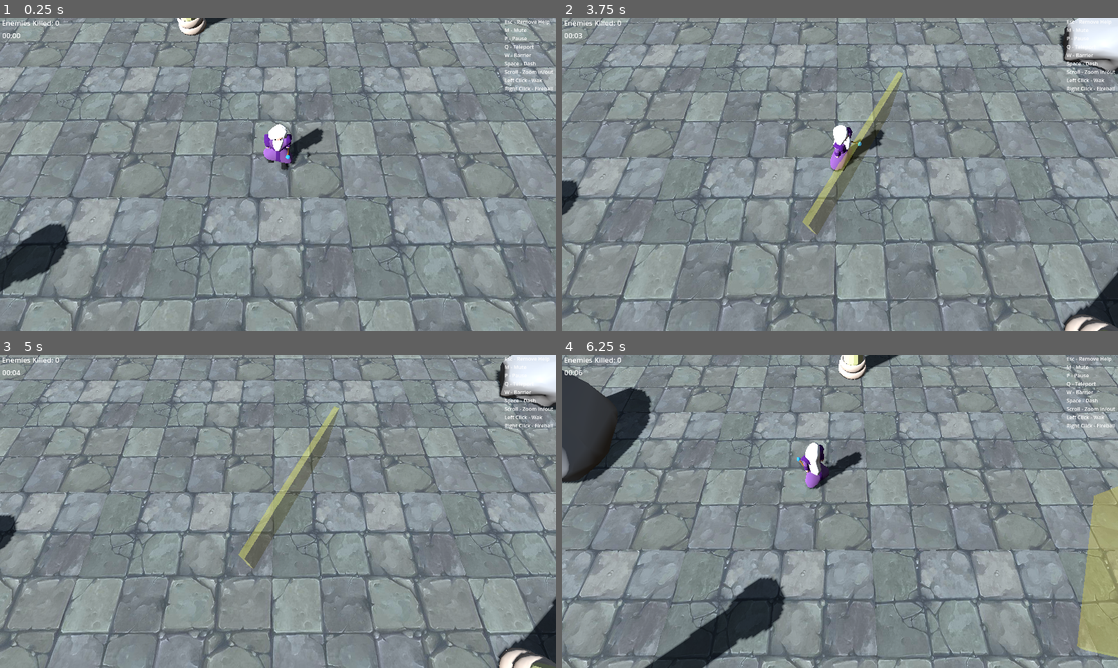
Above: before the commit, frames 1-4 (two rows, left to right).
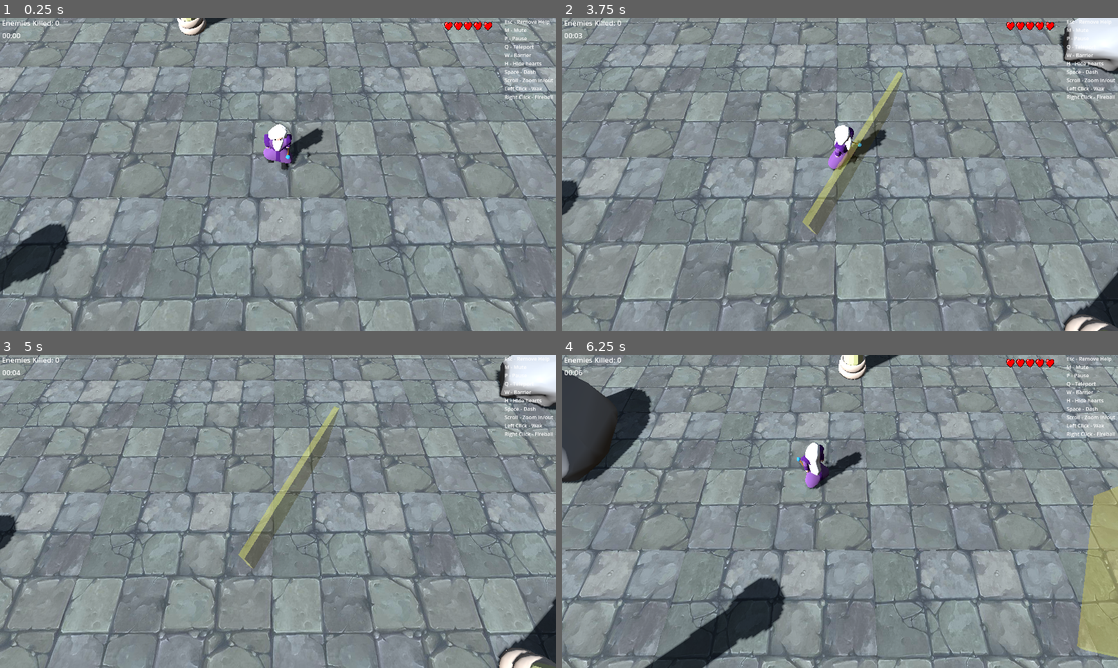
Above: after the commit, the same moments.

Repository: GuilhermeSilvestre/godot-dolera
Game: Godot game, scene res://level.tscn
Same seed, same stepped clock (60 frames per second), same inputs: the game is played once before the commit and once after it. Sound files missing from this copy of the repository are replaced by a short silence.
Inputs (mouse positions are in pixels of both pictures, inside the frame that each line leads up to):
- Up to frame 1 (0.25 s): no input
- Up to frame 2 (3.75 s): tap Enter at 0.5 s; move the mouse to (962, 158) at 0.52 s; tap H (hide, bound only after the commit) at 0.6, 1.55, 2.3, 3.05 s; click (962, 158) at 0.67 s; move the mouse to (728, 190) at 1.27 s; right-click (728, 190) at 1.35 s; click (728, 190) at 1.42 s; move the mouse to (895, 105) at 2.02 s; press the mouse at (895, 105) at 2.03 s; move the mouse to (812, 237) at 2.77 s; release the mouse at (812, 237) at 2.78 s; tap Space (fast_move) at 2.85 s; click (812, 237) at 2.92 s; move the mouse to (1006, 221) at 3.52 s; tap W (reflect) at 3.6 s; click (1006, 221) at 3.67 s
- Up to frame 3 (5 s): tap H (hide, bound only after the commit) at 3.8, 4.55 s; move the mouse to (111, 464) at 4.27 s; tap Q (teleport) at 4.35 s; click (111, 464) at 4.42 s
- Up to frame 4 (6.25 s): move the mouse to (867, 511) at 5.02 s; tap H (hide, bound only after the commit) at 5.1, 5.85 s; click (867, 511) at 5.17 s; move the mouse to (756, 433) at 5.77 s; click (756, 433) at 5.92 s

The runs differ from the first frame. In frame 1, 0.4% of the frame differs, in the area x 79-100%, y 1-27%; in frame 2, 0.7%, in the area x 47-100%, y 1-50%; in frame 3, 0.3%; in frame 4, 0.4%.

Commit message:
finish v1

Diff:
--- a/level.tscn
+++ b/level.tscn
@@ -65,6 +65,7 @@
 P - Pause
 Q - Teleport
 W - Barrier
+H - Hide hearts
 Space - Dash
 Scroll - Zoom in/out
 Left Click - Wak
--- a/project.godot
+++ b/project.godot
@@ -75,6 +75,11 @@
 "events": [Object(InputEventKey,"resource_local_to_scene":false,"resource_name":"","device":-1,"window_id":0,"alt_press …(192 unchanged characters)…
 ]
 }
+hide={
+"deadzone": 0.2,
+"events": [Object(InputEventKey,"resource_local_to_scene":false,"resource_name":"","device":-1,"window_id":0,"alt_pressed":false,"shift_pressed":false,"ctrl_pressed":false,"meta_pressed":false,"pressed":false,"keycode":0,"physical_keycode":72,"key_label":0,"unicode":104,"location":0,"echo":false,"script":null)
+]
+}
 
 [rendering]
 
--- a/warlock_character.gd
+++ b/warlock_character.gd
@@ -6,8 +6,11 @@
 @onready var anim_player = $warlock1/AnimationPlayer
 @onready var reflect_scene = preload("res://Reflect.tscn")
 
+
 const BASE_SPEED = 7.0
 var SPEED = BASE_SPEED
+var life = 5
+var hearts_hidden := false
 
 # 🚀 Configurações do Fast Move
 const FAST_MOVE_SPEED := 17.0
@@ -40,6 +43,7 @@
 func _ready():
 	$teleport.visible = false
 	add_to_group("player")
+	update_hearts()
 
 
 func _physics_process(delta):
@@ -54,6 +58,10 @@
 	direction = target - global_position
 	direction.y = 0
 
+	if Input.is_action_just_pressed("hide"):
+		hearts_hidden = not hearts_hidden
+		update_hearts()
+
 	if Input.is_action_just_pressed("teleport"):
 		teleport_to_mouse()
 
@@ -63,7 +71,13 @@
 
 	if direction.length() > 0.1:
 		velocity = direction.normalized() * SPEED
-
+	else:
+		velocity = Vector3.ZERO
+
+	move_and_slide()
+
+	# 🚶‍♂️ Detecta se realmente está se movendo (não apenas tentando)
+	if velocity.length() > 0.1:
 		var target_rotation = atan2(direction.x, direction.z)
 		warlock.rotation.y = lerp_angle(warlock.rotation.y, target_rotation, delta * 10.0)
 
@@ -71,12 +85,10 @@
 			anim_player.speed_scale = 2.5
 			anim_player.play("Walking")
 	else:
-		velocity = Vector3.ZERO
 		if anim_player.current_animation != "Idle":
 			anim_player.speed_scale = 1.2
 			anim_player.play("Idle")
 
-	move_and_slide()
 
 	if Input.is_action_just_pressed("cast_fireball"):
 		cast_fireball()
@@ -97,6 +109,8 @@
 
 	last_hit_time = now
 	print("💥 Colidiu (slide) com:", enemy_node.name)
+
+	take_damage()
 
 	var hurt_sound = AudioStreamPlayer3D.new()
 	hurt_sound.stream = load("res://Sounds/hurt.mp3")
@@ -289,3 +303,36 @@
 	# Espera o cooldown de 4 segundos antes de permitir novamente
 	await get_tree().create_timer(4.0).timeout
 	can_reflect = true
+
+func take_damage() -> void:
+	life = life -1
+	print("💔 Warlock HP:", life)
+	update_hearts()
+
+	if life <= 0:
+		die()
+
+func die() -> void:
+	$dead.visible = true
+	velocity = Vector3.ZERO
+	GameState.enemy_kills = 0
+	# 🧊 trava completamente o personagem
+	set_process(false)
+	set_physics_process(false)
+	set_process_input(false)
+
+	await get_tree().create_timer(3.5).timeout
+	get_tree().reload_current_scene()
+
+func update_hearts() -> void:
+	var hearts = [
+		$HeartNew,
+		$HeartNew2,
+		$HeartNew3,
+		$HeartNew4,
+		$HeartNew5
+	]
+
+	for i in range(hearts.size()):
+		var idx = hearts.size() - 1 - i  # índice invertido
+		hearts[idx].visible = not hearts_hidden and i < life
--- a/warlock_character.tscn
+++ b/warlock_character.tscn
@@ -1,15 +1,19 @@
-[gd_scene load_steps=8 format=3 uid="uid://ba0njjoa2awie"]
+[gd_scene load_steps=10 format=3 uid="uid://ba0njjoa2awie"]
 
 [ext_resource type="Script" uid="uid://bohbrq8k01nby" path="res://warlock_character.gd" id="1_7ns18"]
 [ext_resource type="PackedScene" uid="uid://bnokrnkf6wqrg" path="res://warlock1.glb" id="3_la4qa"]
 [ext_resource type="PackedScene" uid="uid://cm033xfnw66cv" path="res://warlockanimation.glb" id="3_wsfr8"]
 [ext_resource type="PackedScene" uid="uid://db5b838mdfg6x" path="res://teleport.glb" id="4_0ywdy"]
+[ext_resource type="Texture2D" uid="uid://dyvsso588paut" path="res://heart_new.png" id="5_2yhhp"]
 
 [sub_resource type="CapsuleMesh" id="CapsuleMesh_oi3di"]
 
 [sub_resource type="CapsuleShape3D" id="CapsuleShape3D_u52ul"]
 
 [sub_resource type="CapsuleShape3D" id="CapsuleShape3D_0ywdy"]
+
+[sub_resource type="LabelSettings" id="LabelSettings_0ywdy"]
+font_size = 58
 
 [node name="WarlockCharacter" type="CharacterBody3D"]
 script = ExtResource("1_7ns18")
@@ -51,6 +55,47 @@
 transform = Transform3D(1, 0, 0, 0, 1, 0, 0, 0, 1, 0, 0.98632264, 0)
 shape = SubResource("CapsuleShape3D_0ywdy")
 
+[node name="dead" type="Label" parent="."]
+visible = false
+anchors_preset = 8
+anchor_left = 0.5
+anchor_top = 0.5
+anchor_right = 0.5
+anchor_bottom = 0.5
+offset_left = -20.0
+offset_top = -11.5
+offset_right = 20.0
+offset_bottom = 11.5
+grow_horizontal = 2
+grow_vertical = 2
+text = "YOU ARE DEAD"
+label_settings = SubResource("LabelSettings_0ywdy")
+
+[node name="HeartNew" type="Sprite2D" parent="."]
+position = Vector2(1393, 26)
+scale = Vector2(0.046364788, 0.04954579)
+texture = ExtResource("5_2yhhp")
+
+[node name="HeartNew2" type="Sprite2D" parent="."]
+position = Vector2(1424, 26)
+scale = Vector2(0.046364788, 0.04954579)
+texture = ExtResource("5_2yhhp")
+
+[node name="HeartNew3" type="Sprite2D" parent="."]
+position = Vector2(1454, 26)
+scale = Vector2(0.046364788, 0.04954579)
+texture = ExtResource("5_2yhhp")
+
+[node name="HeartNew4" type="Sprite2D" parent="."]
+position = Vector2(1485, 26)
+scale = Vector2(0.046364788, 0.04954579)
+texture = ExtResource("5_2yhhp")
+
+[node name="HeartNew5" type="Sprite2D" parent="."]
+position = Vector2(1516, 26)
+scale = Vector2(0.046364788, 0.04954579)
+texture = ExtResource("5_2yhhp")
+
 [editable path="warlock1"]
 [editable path="warlock1-old"]
 [editable path="teleport"]
Binary file added: heart_new.png
Not shown, added: heart_new.png.import
